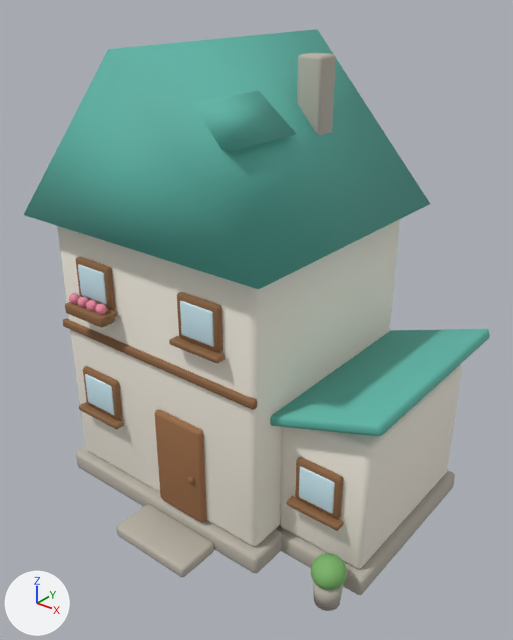
What one commit did to the glTF model assets/env/models/house-grown-3.glb.
The view is the same before and after, from a camera (50 mm lens) standing at (3.76, -4.74, 4.68) and looking at (0.16, -0.23, 1.89). Lighting does not change. The marker at lower left points along +X, +Y and +Z. The first picture is the older version. Where no turn or scale is listed for an object, it has been applied to the vertices.

In view in the first picture: 'house'.
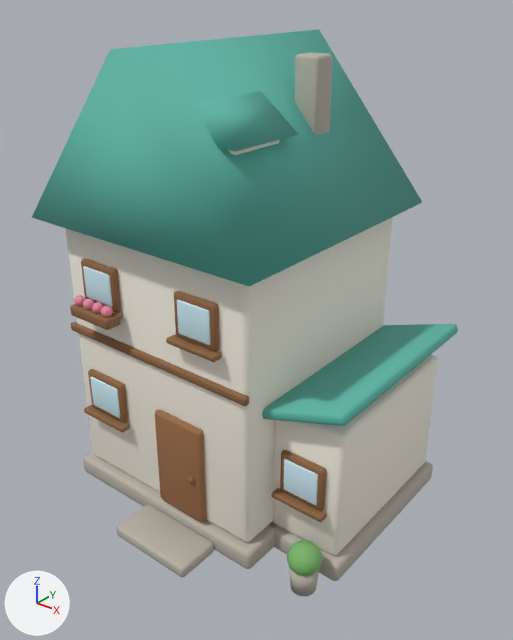
Location of each change, [x1, y1, x2, y2] in pixels of the pictures (513 x 640 px; the box of a moved part takes in the faces that stretch with it):
'house', reshaped (9% narrower)
    before: [24, 29, 490, 611]
    after: [32, 29, 458, 596]
part 1 of me_house, moved or reshaped
    before: [76, 447, 283, 573]
    after: [83, 451, 276, 569]
part 2 of me_house, moved or reshaped
    before: [297, 53, 336, 135]
    after: [294, 52, 333, 135]
part 3 of me_house, moved or reshaped
    before: [277, 470, 455, 595]
    after: [269, 461, 433, 581]
part 4 of me_house, moved or reshaped
    before: [312, 579, 343, 611]
    after: [289, 568, 319, 596]
part 5 of me_house, moved or reshaped
    before: [57, 219, 400, 546]
    after: [66, 218, 392, 542]
part 6 of me_house, moved or reshaped
    before: [280, 365, 462, 569]
    after: [273, 355, 438, 555]
part 7 of me_house, moved or reshaped
    before: [24, 29, 430, 290]
    after: [32, 29, 422, 287]
part 8 of me_house, moved or reshaped
    before: [270, 329, 490, 436]
    after: [262, 324, 458, 426]
part 9 of me_house, moved or reshaped
    before: [83, 366, 123, 420]
    after: [88, 369, 128, 423]
part 10 of me_house, moved or reshaped
    before: [79, 402, 124, 429]
    after: [84, 405, 130, 432]
part 11 of me_house, moved or reshaped
    before: [63, 318, 257, 410]
    after: [71, 322, 249, 406]
part 12 of me_house, moved or reshaped
    before: [75, 257, 116, 310]
    after: [81, 258, 121, 312]
part 13 of me_house, moved or reshaped
    before: [105, 309, 117, 319]
    after: [85, 299, 123, 322]
part 14 of me_house, moved or reshaped
    before: [177, 292, 223, 353]
    after: [174, 291, 220, 351]
part 15 of me_house, moved or reshaped
    before: [169, 336, 225, 363]
    after: [166, 335, 222, 362]
part 16 of me_house, moved or reshaped
    before: [65, 302, 115, 327]
    after: [70, 304, 120, 330]
part 17 of me_house, moved or reshaped
    before: [295, 457, 344, 519]
    after: [280, 450, 327, 511]
part 18 of me_house, moved or reshaped
    before: [286, 496, 343, 531]
    after: [271, 488, 327, 522]
part 19 of me_house, moved or reshaped
    before: [69, 264, 347, 590]
    after: [74, 266, 323, 576]

Diff of the bpy script that builds the scene:
```diff
--- a/assets/env/models/house-grown-3.glb.py
+++ b/assets/env/models/house-grown-3.glb.py
@@ me_house @@
-me_house.from_pydata(...)  # 1942 vertices, 3732 faces; spans x -1.65..1.82, y -1.59..1.28, z 0.0..4.22
+me_house.from_pydata(...)  # 1942 vertices, 3732 faces; spans x -1.53..1.51, y -1.59..1.28, z 0.0..4.22
+# me_house part 1: the loose piece of 56 vertices spanning x -1.54..0.9, y -1.17..1.17, z 0.0..0.2 is scaled about the mesh origin by (0.916, 1, 1)
+# me_house part 2: the loose piece of 56 vertices spanning x 0.13..0.38, y 0.32..0.56, z 3.14..4.09 is moved by (-0.03, 0.0, 0.0)
+# me_house part 3: the loose piece of 56 vertices spanning x 0.75..1.73, y -0.81..1.01, z 0.0..0.2 is scaled about its middle by (0.829, 1, 1), then moved by (-0.16, 0.0, 0.0)
+# me_house part 4: the loose piece of 28 vertices spanning x 1.39..1.65, y -1.13..-0.87, z 0.0..0.24 is moved by (-0.24, 0.0, 0.0)
+# me_house part 5: the loose piece of 56 vertices spanning x -1.47..0.83, y -1.1..1.1, z 0.2..2.75 is scaled about its middle by (0.91, 1, 1), then moved by (0.02, 0.0, 0.0)
+# me_house part 6: the loose piece of 56 vertices spanning x 0.81..1.67, y -0.75..0.95, z 0.2..1.45 is scaled about its middle by (0.801, 1, 1), then moved by (-0.16, 0.0, 0.0)
+# me_house part 7: the loose piece of 6 vertices spanning x -1.65..1.01, y -1.28..1.28, z 2.77..4.22 is scaled about the mesh origin by (0.925, 1, 1)
+# me_house part 8: the loose piece of 56 vertices spanning x 0.74..1.82, y -0.9..1.1, z 1.37..1.79 is multiplied about its middle by the matrix ((0.784, 0.0, -0.071), (0.0, 1.0, 0.0), (-0.071, 0.0, 0.976)), then moved by (-0.18, 0.0, 0.0)
+# me_house part 9: the loose piece of 56 vertices spanning x -1.25..-0.77, y -1.15..-1.09, z 0.89..1.31 is moved by (0.08, 0.0, 0.0)
+# me_house part 10: the loose piece of 56 vertices spanning x -1.29..-0.73, y -1.22..-1.12, z 0.85..0.89 is moved by (0.08, 0.0, 0.0)
+# me_house part 11: the loose piece of 56 vertices spanning x -1.49..0.85, y -1.14..-1.08, z 1.66..1.74 is scaled about the mesh origin by (0.914, 1, 1)
+# me_house part 12: the loose piece of 56 vertices spanning x -1.16..-0.72, y -1.15..-1.09, z 2.05..2.45 is moved by (0.07, 0.0, 0.0)
+# me_house part 13: the loose piece of 56 vertices spanning x -1.2..-0.68, y -1.22..-1.12, z 2.0..2.06 is moved by (0.07, 0.0, 0.0)
+# me_house part 14: the loose piece of 56 vertices spanning x 0.08..0.52, y -1.15..-1.09, z 2.05..2.45 is moved by (-0.03, 0.0, 0.0)
+# me_house part 15: the loose piece of 56 vertices spanning x 0.04..0.56, y -1.22..-1.12, z 2.0..2.06 is moved by (-0.03, 0.0, 0.0)
+# me_house part 16: the loose piece of 56 vertices spanning x -1.19..-0.69, y -1.3..-1.14, z 1.95..2.05 is moved by (0.07, 0.0, 0.0)
+# me_house part 17: the loose piece of 56 vertices spanning x 1.02..1.46, y -0.81..-0.73, z 0.68..1.1 is moved by (-0.16, 0.0, 0.0)
+# me_house part 18: the loose piece of 56 vertices spanning x 0.98..1.5, y -0.87..-0.77, z 0.63..0.68 is moved by (-0.16, 0.0, 0.0)
+# me_house part 19: 628 of 1942 vertices moved; they spanned x -1.55..1.67, y -1.28..0.12, z 0.18..3.4 and now span x -1.43..1.43, y -1.28..0.12, z 0.18..3.4; mean shift (-0.01, 0.0, 0.0); largest move (1.52, -1.0, 0.46) -> (1.28, -1.0, 0.46)
+# other edits to the shape of me_house do not show in these pictures
 me_house.materials.append(mat_foundation)
```
